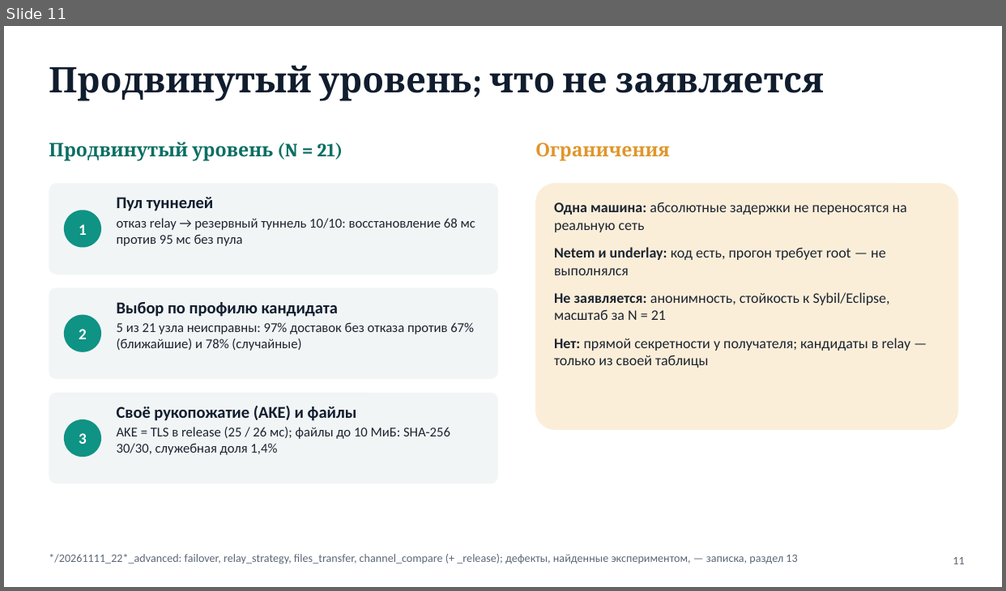
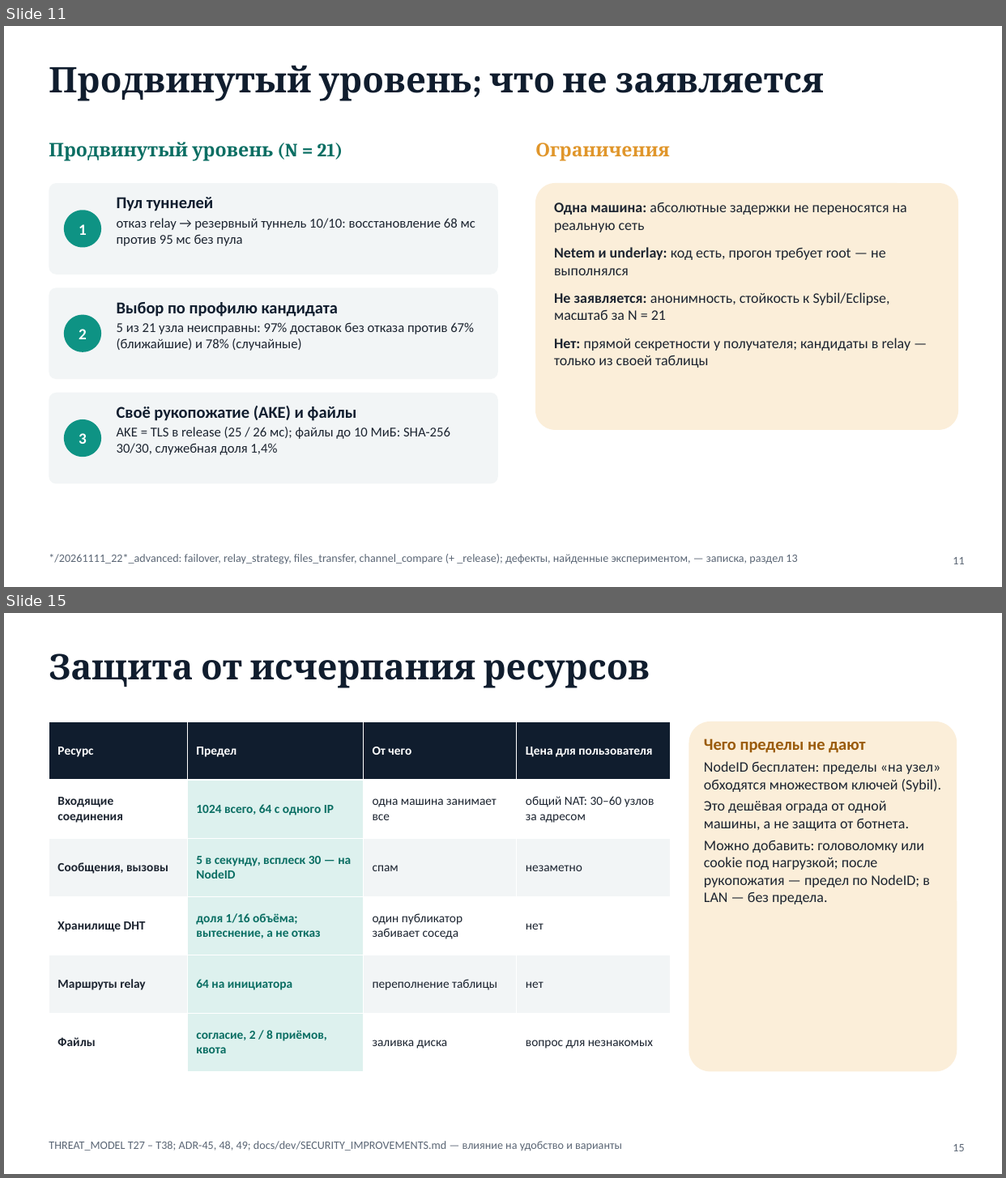
Before and after one commit to MordVamp/secure-p2p-overlay, a slide deck: docs/defense/Presentation.pptx. Shown one above the other, each under a label of ours: slide 11 before the commit, slides 11 and 15 after it; the slides between them are not shown. The pictures are 1006x591 and 1006x1178 pixels, drawn with LibreOffice and Linux fonts; fonts in the diff are those of the drawing. Boxes give left, top, right and bottom in pixels: in the first picture for what was removed or moved away, otherwise in the second. Text is boxed around its words. In the diff, an @@ line names an element or a change of style, - is before the commit and + after.

Commit message:
security+docs: DHT-квота по объёму (ADR-49); материалы к защите; CI-эмулятор
- DHT-хранилище: доля публикатора 1/16 объёма (2 из 32 МиБ) и 1/4 записей; сверх доли
  вытесняются его же давно не нужные записи, при переполнении — истёкшие, затем самого
  крупного публикатора; отказ — только откат версии и запись больше доли.
- Презентация 12 → 20 слайдов, Doklad.md из заметок, Theory.md §9–16,
  Defense_Guide.md — показ на ПК и телефоне, вопросы.
- SECURITY_IMPROVEMENTS: смена ключа и подмена, почему ключ узла не меняют, минусы ML-KEM.
- CI: эмулятор с запасом ресурсов, отчёт тестов и logcat при отказе.

```diff
--- a/docs/defense/Presentation.pptx
+++ b/docs/defense/Presentation.pptx
@@ slide 15 added at bbox=[4, 613, 1002, 1174], background #FFFFFF @@
@@ title added at bbox=[49, 653, 650, 688], 34 pt, text #101D2E, bold @@
+Защита от исчерпания ресурсов
@@ table added at bbox=[49, 722, 671, 1072], 6 rows, 4 columns @@
+Ресурс | Предел | От чего | Цена для пользователя
+Входящие соединения | 1024 всего, 64 с одного IP | одна машина занимает все | общий NAT: 30–60 узлов за адресом
+Сообщения, вызовы | 5 в секунду, всплеск 30 — на NodeID | спам | незаметно
+Хранилище DHT | доля 1/16 объёма; вытеснение, а не отказ | один публикатор забивает соседа | нет
+Маршруты relay | 64 на инициатора | переполнение таблицы | нет
+Файлы | согласие, 2 / 8 приёмов, квота | заливка диска | вопрос для незнакомых
@@ rounded rectangle added at bbox=[689, 722, 957, 1072], fill #FBEED9 @@
@@ text added at bbox=[704, 739, 941, 905], 14 pt, text #1C2430 @@
+Чего пределы не дают
+NodeID бесплатен: пределы «на узел» обходятся множеством ключей (Sybil).
+Это дешёвая ограда от одной машины, а не защита от ботнета.
+Можно добавить: головоломку или cookie под нагрузкой; после рукопожатия — предел по NodeID; в LAN — без предела.
@@ text added at bbox=[49, 1141, 622, 1152], 11 pt, text #5B6675 @@
+THREAT_MODEL T27 – T38; ADR-45, 48, 49; docs/dev/SECURITY_IMPROVEMENTS.md — влияние на удобство и варианты
@@ text added at bbox=[953, 1144, 964, 1152], 11 pt, text #5B6675 @@
+15
```
Also in this commit, not shown: 1 slide changed, 7 other slides added, 28 other files.
